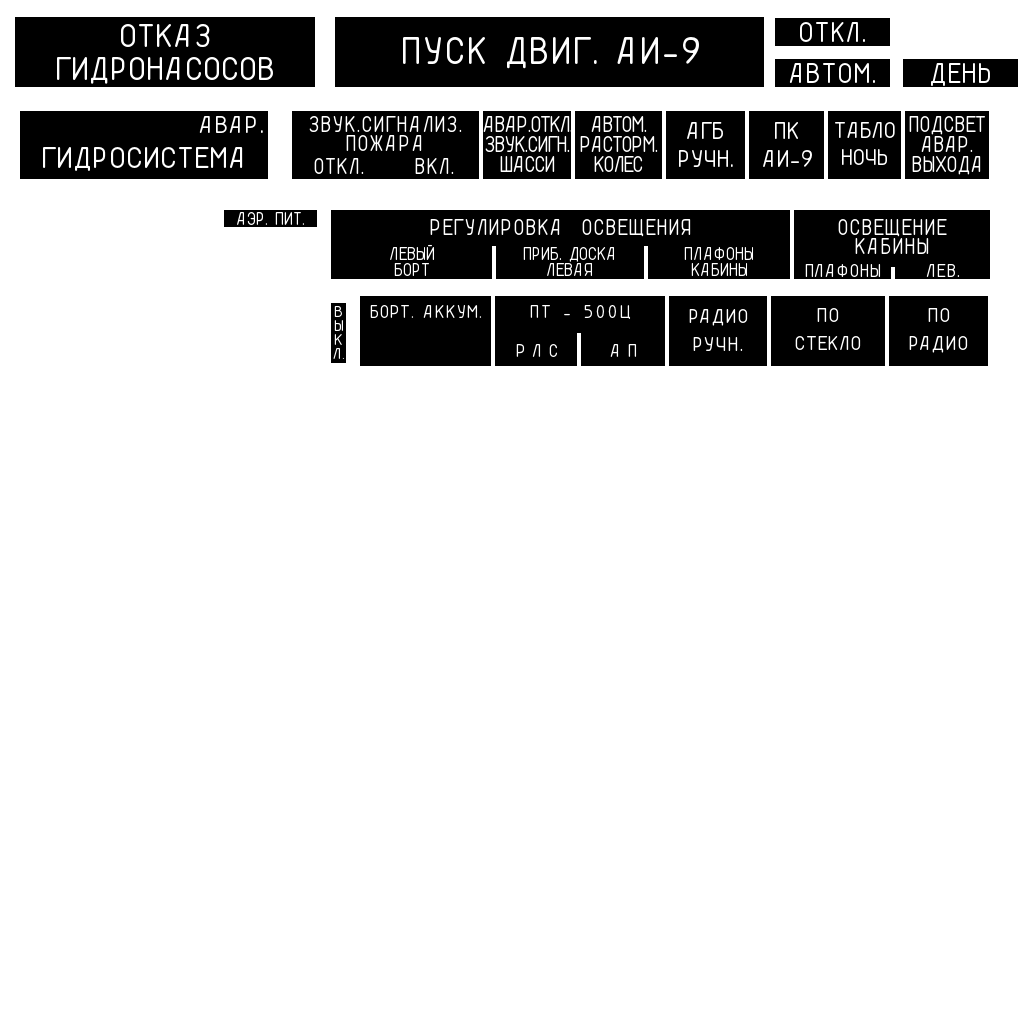
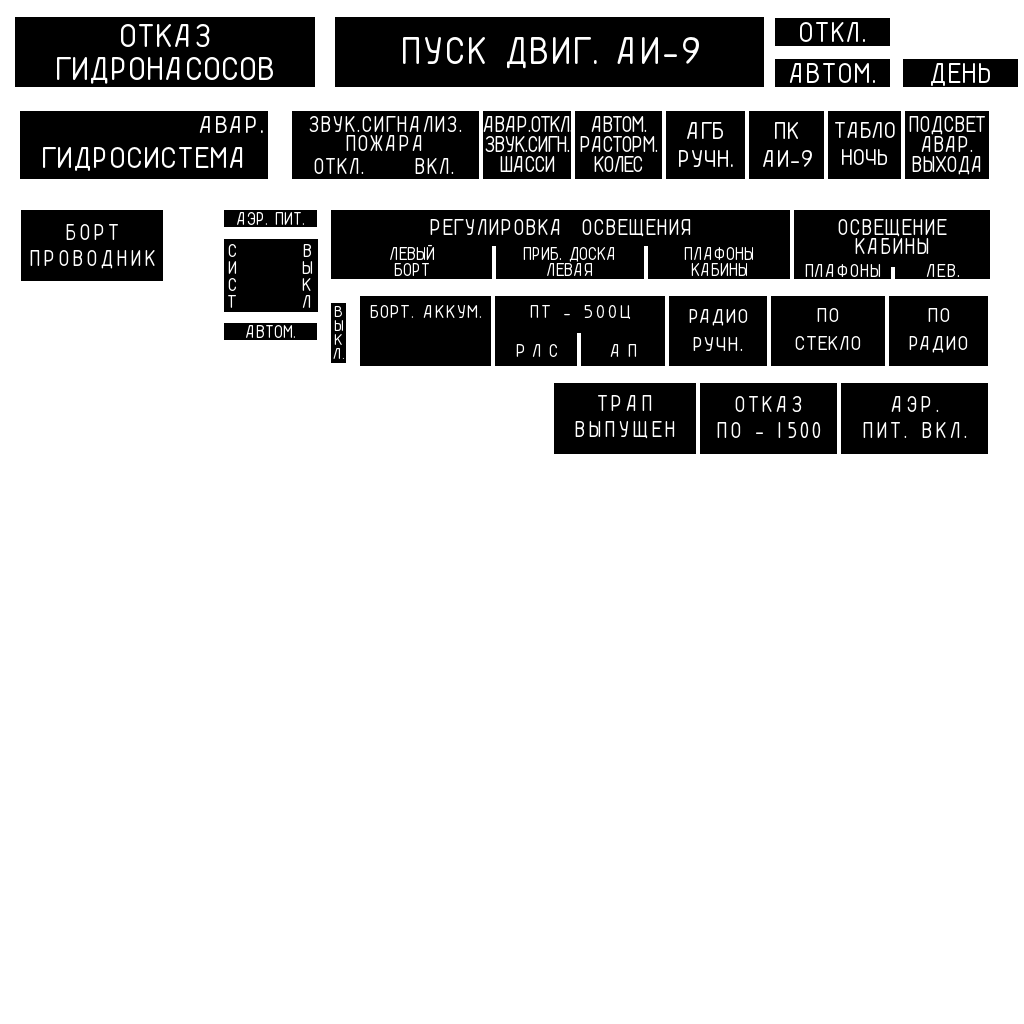
Layers edited between the first and the second (1024, 1024) image:
added layer "БОРТ ..." above "В ...#1" over [30, 224, 155, 269]
added layer "В ...#1" above "С ..." over [302, 244, 313, 308]
added layer "С ..." above "Вставленный слой#3" over [228, 244, 237, 308]
added layer "Вставленный слой#3" above "Вставленный слой#2" over [224, 239, 318, 312]
added layer "Вставленный слой#2" above "АЭР. ..." over [21, 210, 163, 281]
added layer "АЭР. ..." above "ОТКАЗ ...#1" over [863, 396, 967, 438]
added layer "ОТКАЗ ...#1" above "ТРАП ..." over [717, 396, 821, 438]
added layer "ТРАП ..." above "Вставленный слой#1" over [575, 395, 675, 439]
added layer "Вставленный слой#1" above "exterior_Plane.132.tga" over [554, 383, 988, 454]
added layer "exterior_Plane.132.tga" above "АП" over [554, 383, 988, 454]
added layer "АВТОМ.#1" above "АЭР. ПИТ." over [246, 325, 296, 338]
added layer "Новый слой#4" above "Новый слой#3" over [224, 323, 317, 340]
